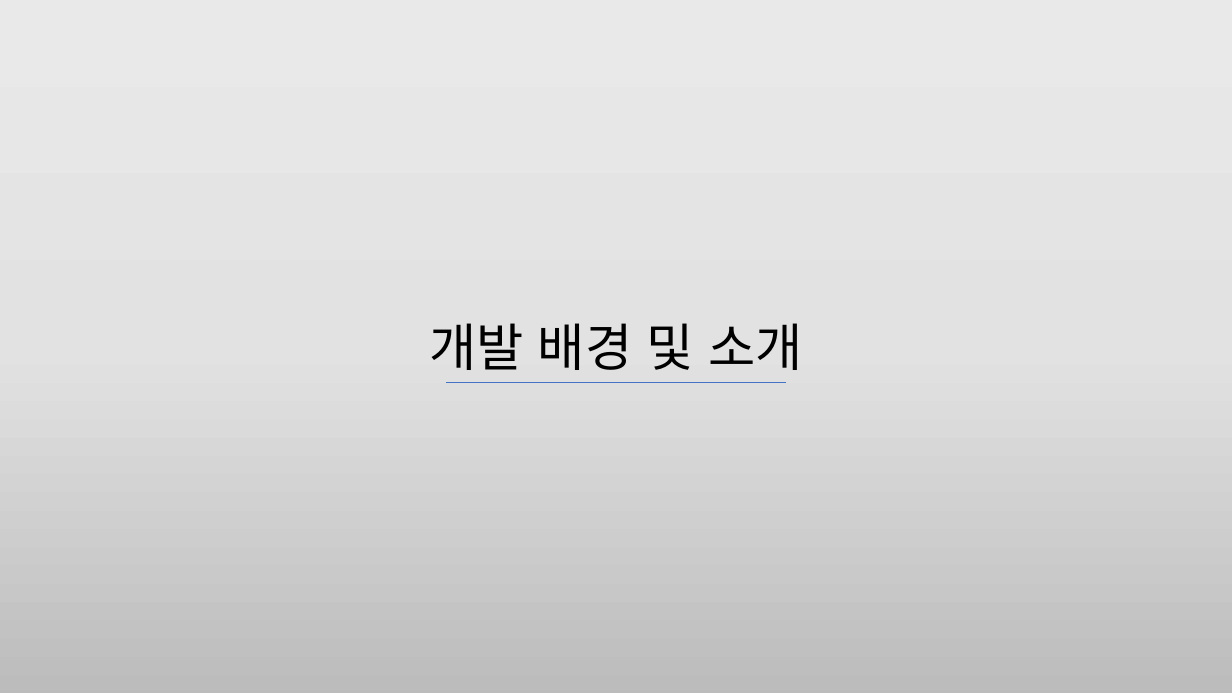
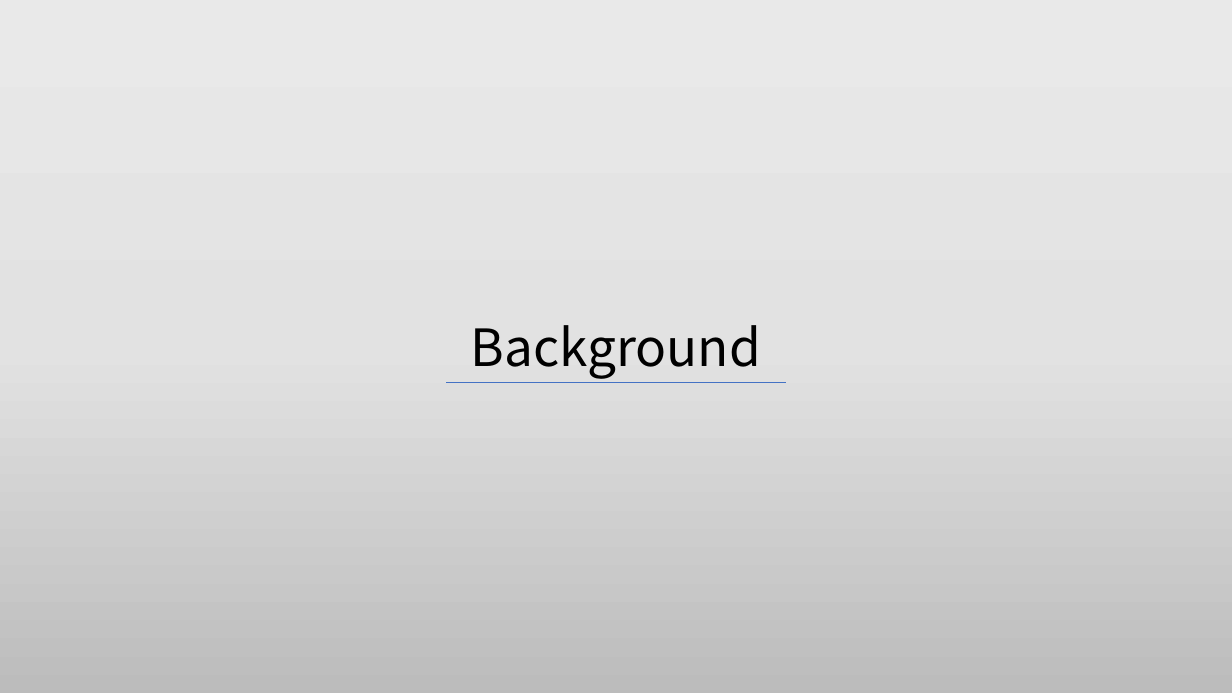
Before and after one commit to HJSUNG/capstone-design_2019, a slide deck: slide 3 of Documents/캡스톤_6조_1주차.pptx. Drawn at 1232x693 pixels with LibreOffice and Linux fonts; fonts in the diff are those of the drawing. Boxes give left, top, right and bottom in pixels: in the first picture for what was removed or moved away, otherwise in the second. Text is boxed around its words. In the diff, an @@ line names an element or a change of style, - is before the commit and + after.

```diff
--- a/Documents/캡스톤_6조_1주차.pptx
+++ b/Documents/캡스톤_6조_1주차.pptx
@@ text at bbox=[471, 325, 761, 379]: text changed @@
-개발 배경 및 소개
+Background
```
Also in this commit, not shown: 3 other slides changed, 4 slides added, 4 slides removed.
